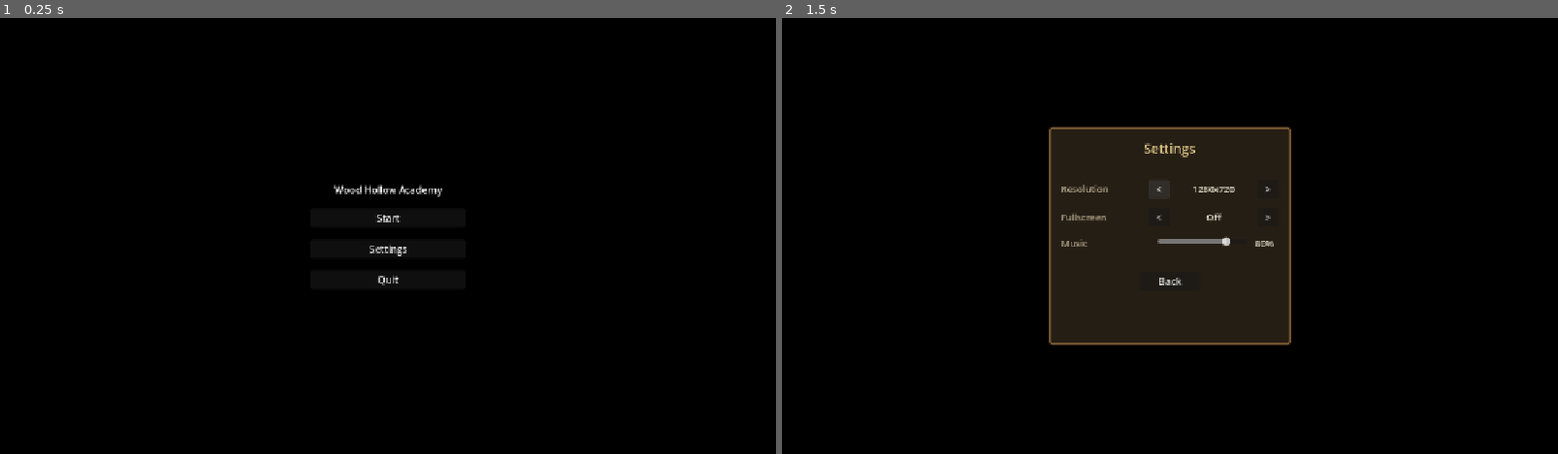
Above: before the commit, frames 1-2 (left to right).
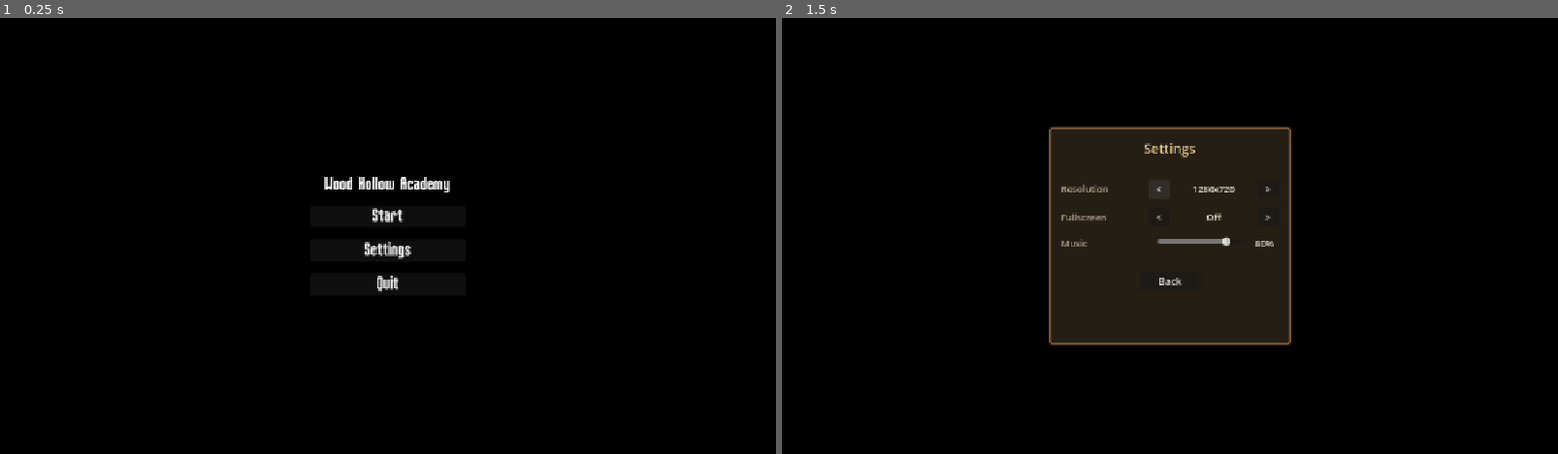
Above: after the commit, the same moments.

Repository: ki-krpto/Wood-Hollow-Academy
Game: Godot game, scene res://root.tscn
The game is run twice, just before and just after one commit, with the same random seed, the same clock (stepped at 60 frames per second) and the same inputs.
Inputs:
- Up to frame 1 (0.25 s): no input
- Up to frame 2 (1.5 s): click "Settings" at 0.5 s; click "<" at 1.25 s

The runs differ from the first frame. In frame 1, 0.7% of the frame differs, in the area x 41-58%, y 36-64%; in frame 2, nothing differs.

Commit message:
change font in main menu as well

Diff:
--- a/main_menu.tscn
+++ b/main_menu.tscn
@@ -1,8 +1,10 @@
-[gd_scene format=4 uid="uid://b3a5p0bdhx1nf"]
+[gd_scene format=3 uid="uid://b3a5p0bdhx1nf"]
 
 [ext_resource type="Script" path="res://main_menu.gd" id="1_5i2wa"]
+[ext_resource type="FontFile" uid="uid://cndg24hn8d687" path="res://assets/fonts/Rockboxcond12.ttf" id="2_7vrkn"]
 
-[node name="MainMenu" type="Control"]
+[node name="MainMenu" type="Control" unique_id=1081758522]
+layout_mode = 3
 anchors_preset = 15
 anchor_right = 1.0
 anchor_bottom = 1.0
@@ -10,16 +12,16 @@
 grow_vertical = 2
 script = ExtResource("1_5i2wa")
 
-[node name="ColorRect" type="ColorRect" parent="."]
-anchors_preset = 15
+[node name="ColorRect" type="ColorRect" parent="." unique_id=449127069]
+layout_mode = 0
 anchor_right = 1.0
 anchor_bottom = 1.0
 grow_horizontal = 2
 grow_vertical = 2
 color = Color(0, 0, 0, 1)
 
-[node name="VBoxContainer" type="VBoxContainer" parent="."]
-anchors_preset = 8
+[node name="VBoxContainer" type="VBoxContainer" parent="." unique_id=748694654]
+layout_mode = 0
 anchor_left = 0.5
 anchor_top = 0.5
 anchor_right = 0.5
@@ -32,24 +34,33 @@
 grow_vertical = 2
 theme_override_constants/separation = 20
 
-[node name="Title" type="Label" parent="VBoxContainer"]
+[node name="Title" type="Label" parent="VBoxContainer" unique_id=1443791171]
+layout_mode = 2
+theme_override_fonts/font = ExtResource("2_7vrkn")
+theme_override_font_sizes/font_size = 29
+text = "Wood Hollow Academy"
 horizontal_alignment = 1
-text = "Wood Hollow Academy"
 
-[node name="StartButton" type="Button" parent="VBoxContainer"]
+[node name="StartButton" type="Button" parent="VBoxContainer" unique_id=1393540449]
 layout_mode = 2
+focus_mode = 0
+theme_override_fonts/font = ExtResource("2_7vrkn")
+theme_override_font_sizes/font_size = 29
 text = "Start"
+
+[node name="SettingsButton" type="Button" parent="VBoxContainer" unique_id=111065618]
+layout_mode = 2
 focus_mode = 0
+theme_override_fonts/font = ExtResource("2_7vrkn")
+theme_override_font_sizes/font_size = 29
+text = "Settings"
 
-[node name="SettingsButton" type="Button" parent="VBoxContainer"]
+[node name="QuitButton" type="Button" parent="VBoxContainer" unique_id=1489669500]
 layout_mode = 2
-text = "Settings"
 focus_mode = 0
-
-[node name="QuitButton" type="Button" parent="VBoxContainer"]
-layout_mode = 2
+theme_override_fonts/font = ExtResource("2_7vrkn")
+theme_override_font_sizes/font_size = 29
 text = "Quit"
-focus_mode = 0
 
 [connection signal="pressed" from="VBoxContainer/StartButton" to="." method="_on_start_button_pressed"]
 [connection signal="pressed" from="VBoxContainer/SettingsButton" to="." method="_on_settings_button_pressed"]
